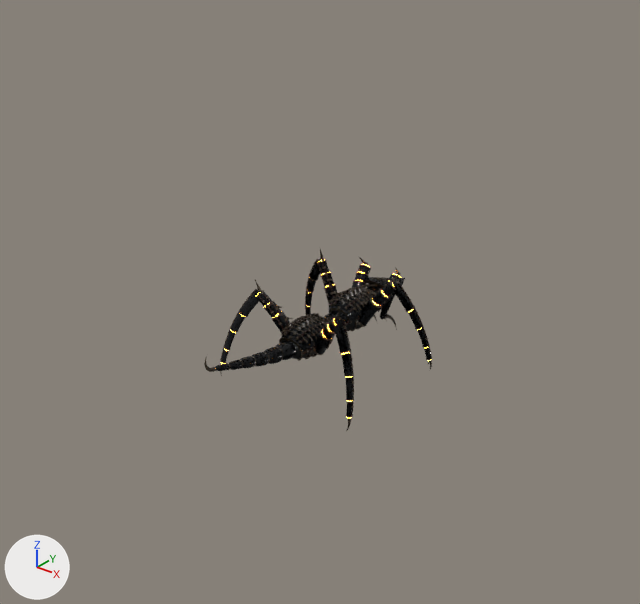
The Blender file art/blender/bulkhead_kit.blend, before and after one commit.
The view is the same before and after, from a camera (50 mm lens) standing at (4.58, -5.87, 4.32) and looking at (0.07, -0.23, 0.83). The axes (+X, +Y, +Z) are drawn at lower left. The lights are the same throughout. The first picture is the older version.

The first picture shows 'CR_pelvis', 'CR_thorax', 'CR_tibia_HR', 'creature_arm_L', 'creature_femur_HL', 'creature_femur_HR', 'creature_femur_ML', 'creature_femur_MR', 'creature_tail0', 'creature_tibia_HR', 'creature_tibia_ML', 'creature_tibia_MR' and 19 more.
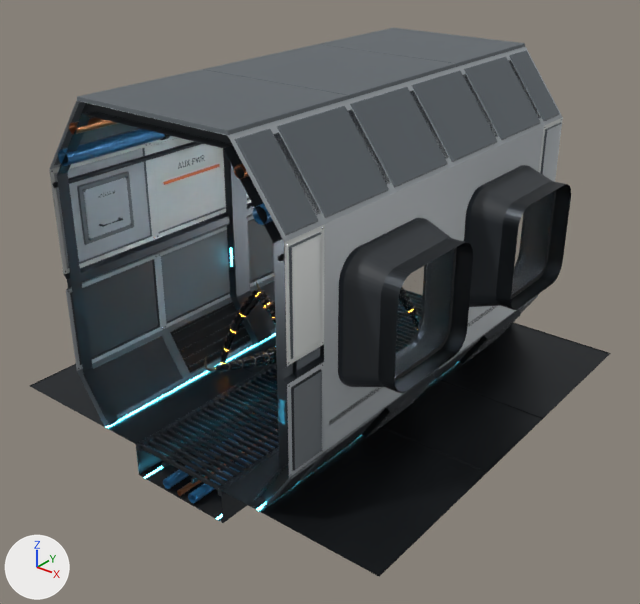
What differs and where, as boxes [x1, y1, x2, y2] in the pictures (640 x 604 px):
'corridor_straight_window_body', added: after [30, 28, 611, 576]
'corridor_straight_window_detail', added: after [51, 60, 562, 496]
'corridor_straight_window_decal', added: after [98, 155, 555, 520]
'corridor_straight_window_pipes', added (mostly hidden): after [53, 117, 285, 503]
'creature_femur_MR', deleted: before [360, 272, 399, 324]
'creature_tibia_MR', deleted: before [396, 283, 431, 359]
'creature_femur_HL', deleted: before [256, 285, 291, 332]
'creature_tibia_HR', deleted: before [334, 319, 354, 431]
'creature_femur_ML', deleted: before [319, 257, 335, 306]
'creature_arm_L', deleted: before [352, 258, 370, 287]
'creature_tail0', deleted: before [277, 341, 296, 360]
'creature_femur_HR', deleted: before [318, 310, 341, 353]
'creature_tibia_ML', deleted: before [305, 259, 320, 311]

The change, as a diff of the scene's bpy script:
```diff
--- a/art/blender/bulkhead_kit.blend.py
+++ b/art/blender/bulkhead_kit.blend.py
@@ ob_creature_tail0 @@
-ob_creature_tail0 = bpy.data.objects.new('creature_tail0', me_creature_tail0)
@@ ob_creature_femur_mr @@
-ob_creature_femur_mr = bpy.data.objects.new('creature_femur_MR', me_creature_femur_mr)
@@ ob_creature_tibia_mr @@
-ob_creature_tibia_mr = bpy.data.objects.new('creature_tibia_MR', me_creature_tibia_mr)
@@ ob_creature_femur_hr @@
-ob_creature_femur_hr = bpy.data.objects.new('creature_femur_HR', me_creature_femur_hr)
@@ ob_creature_tibia_hr @@
-ob_creature_tibia_hr = bpy.data.objects.new('creature_tibia_HR', me_creature_tibia_hr)
@@ ob_creature_femur_ml @@
-ob_creature_femur_ml = bpy.data.objects.new('creature_femur_ML', me_creature_femur_ml)
@@ ob_creature_tibia_ml @@
-ob_creature_tibia_ml = bpy.data.objects.new('creature_tibia_ML', me_creature_tibia_ml)
@@ ob_creature_femur_hl @@
-ob_creature_femur_hl = bpy.data.objects.new('creature_femur_HL', me_creature_femur_hl)
@@ ob_creature_arm_l @@
-ob_creature_arm_l = bpy.data.objects.new('creature_arm_L', me_creature_arm_l)
@@ ob_corridor_straight_window_pipes @@
+ob_corridor_straight_window_pipes = bpy.data.objects.new('corridor_straight_window_pipes', me_corridor_straight_window_pipes)  # 360 vertices, 216 faces; spans x -1.18..1.18, y -2.0..2.0, z -0.3..2.68; in mat_bh_pipeblue (blue #2c6894), mat_bh_copper (orange #c47c52), mat_bh_darksteel (dark grey #383c40)
+ob_corridor_straight_window_pipes.location = (0.0, 0.0, 0.0)
@@ ob_corridor_straight_window_decal @@
+ob_corridor_straight_window_decal = bpy.data.objects.new('corridor_straight_window_decal', me_corridor_straight_window_decal)  # 9910 vertices, 9812 faces; spans x -1.21..1.51, y -2.0..2.0, z -0.32..1.98; in mat_bh_paintdark (black #26292c), mat_bh_accentorange (orange #dd5f1b), mat_bh_lightgreen (white #ffffff, glowing green #38ff66), mat_bh_paint (light grey #d9dad2), mat_bh_lightteal (white #ffffff, glowing cyan #46dcff), mat_bh_lightamber (white #ffffff, glowing orange #ffa01c), mat_bh_viewglass (dark cyan #1a2a2e), mat_bh_paintyellow (yellow #e1b01b)
+ob_corridor_straight_window_decal.location = (0.0, 0.0, 0.0)
@@ ob_corridor_straight_window_detail @@
+ob_corridor_straight_window_detail = bpy.data.objects.new('corridor_straight_window_detail', me_corridor_straight_window_detail)  # 4104 vertices, 2138 faces; spans x -1.21..1.5, y -2.0..2.0, z -0.32..2.86; in mat_bh_steel (light grey #b9bdc1), mat_bh_darksteel (dark grey #383c40), mat_bh_panelgrey (dark grey #5a6268), mat_bh_gunmetal (dark grey #41474d), mat_bh_panellight (grey #9ea5aa), mat_bh_lightwhite (white #ffffff, glowing pale blue #e4f2ff), mat_bh_rubber (black #151617); modifiers BEVEL, WEIGHTED_NORMAL
+ob_corridor_straight_window_detail.location = (0.0, 0.0, 0.0)
@@ ob_corridor_straight_window_body @@
+ob_corridor_straight_window_body = bpy.data.objects.new('corridor_straight_window_body', me_corridor_straight_window_body)  # 2108 vertices, 877 faces, 31 loose edges; spans x -2.0..2.0, y -2.0..2.0, z -0.32..2.88; in mat_bh_panelgrey (dark grey #5a6268), mat_bh_panelwhite (light grey #c3c7c5), mat_bh_gunmetal (dark grey #41474d), mat_bh_panellight (grey #9ea5aa), mat_bh_paneldark (dark grey #2b3035), mat_bh_darksteel (dark grey #383c40), mat_bh_recess (black #121417); modifiers BEVEL, WEIGHTED_NORMAL
+ob_corridor_straight_window_body.location = (0.0, 0.0, 0.0)
```
